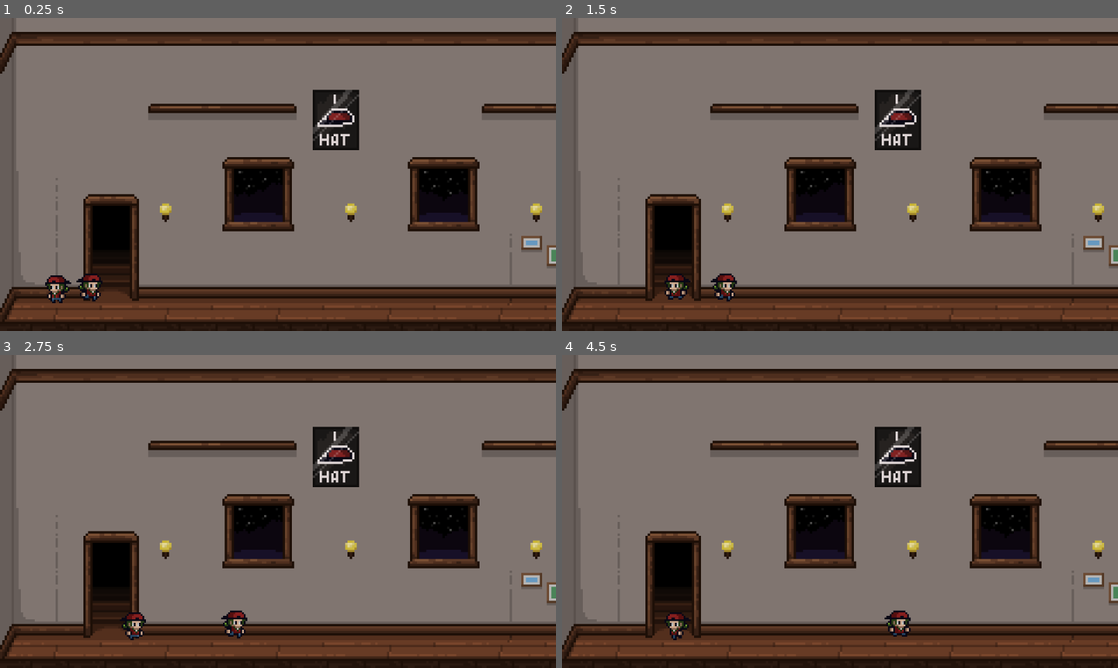
Above: before the commit, frames 1-4 (two rows, left to right).
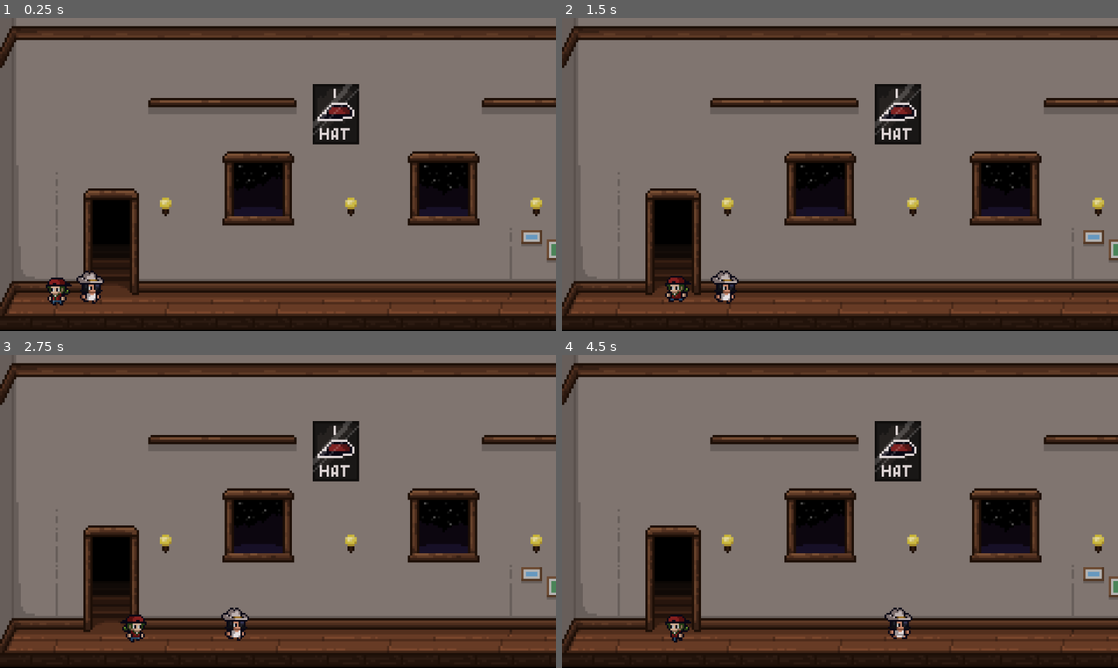
Above: after the commit, the same moments.

Repository: Sleeping-Robot-Games/Hat-Trick
Game: Godot game, scene res://scenes/game.tscn
The game is run twice, just before and just after one commit, with the same random seed, the same clock (stepped at 60 frames per second) and the same inputs. This scene is started directly instead of the project's main scene.
Inputs:
- Up to frame 1 (0.25 s): no input
- Up to frame 2 (1.5 s): tap Enter (ui_accept) at 0.5, 0.77 s; hold Right (ui_right) 0.53-1.28 s; tap E at 0.6, 1.35 s; hold Left (ui_left) from 1.28 s (still down)
- Up to frame 3 (2.75 s): tap Enter (ui_accept) at 1.52 s; release Left (ui_left) at 2.03 s; hold Right (ui_right) from 2.03 s (still down); tap E at 2.1 s
- Up to frame 4 (4.5 s): tap E at 2.85, 3.6, 4.35 s; tap Enter (ui_accept) at 3.02, 3.77 s; release Right (ui_right) at 3.53 s; hold Left (ui_left) from 3.53 s (still down)

The runs differ from the first frame. In frame 1, 23% of the frame differs, in the area x 0-100%, y 2-100%; in frame 2, 23%; in frame 3, 23%; in frame 4, 23%.

Commit message:
save characters, continue to game scene, npcs are random

Diff:
--- a/scenes/character_creator.tscn
+++ b/scenes/character_creator.tscn
@@ -205,10 +205,10 @@
 
 [node name="Random" type="TextureButton" parent="."]
 layout_mode = 0
-offset_left = 86.0
-offset_top = 280.0
-offset_right = 162.0
-offset_bottom = 356.0
+offset_left = 47.0
+offset_top = 275.0
+offset_right = 123.0
+offset_bottom = 351.0
 texture_normal = ExtResource("6_mady8")
 texture_pressed = ExtResource("7_4a1hx")
 stretch_mode = 0
@@ -268,4 +268,13 @@
 theme_override_font_sizes/font_size = 28
 text = "Hat:"
 
+[node name="Continue" type="Button" parent="."]
+layout_mode = 0
+offset_left = 827.0
+offset_top = 311.0
+offset_right = 930.0
+offset_bottom = 369.0
+text = "Continue"
+
 [connection signal="button_up" from="Random" to="." method="_on_random_button_up"]
+[connection signal="button_up" from="Continue" to="." method="_on_continue_button_up"]
--- a/scenes/game.tscn
+++ b/scenes/game.tscn
@@ -8,11 +8,13 @@
 
 [node name="Level" parent="." instance=ExtResource("1_x2dao")]
 
+[node name="NPCPool" type="Node2D" parent="."]
+
+[node name="NPC" parent="NPCPool" instance=ExtResource("3_2s0g3")]
+position = Vector2(892, 450)
+scale = Vector2(3, 3)
+
 [node name="Player" parent="." instance=ExtResource("2_ivu6y")]
 z_index = 0
-position = Vector2(102, 436)
+position = Vector2(103, 450)
 scale = Vector2(3, 3)
-
-[node name="NPC" parent="." instance=ExtResource("3_2s0g3")]
-position = Vector2(898, 436)
-scale = Vector2(3, 3)
--- a/scenes/npc.tscn
+++ b/scenes/npc.tscn
@@ -1,8 +1,7 @@
-[gd_scene load_steps=6 format=3 uid="uid://bdrfler07o685"]
+[gd_scene load_steps=5 format=3 uid="uid://bdrfler07o685"]
 
 [ext_resource type="Script" path="res://scripts/npc.gd" id="1_krb1d"]
 [ext_resource type="PackedScene" uid="uid://b122j6j8bxdt8" path="res://scenes/sprite_holder.tscn" id="1_wjy8m"]
-[ext_resource type="PackedScene" uid="uid://bvqjq7w1aabqg" path="res://scenes/text_bubble.tscn" id="2_4ut4b"]
 [ext_resource type="AnimationLibrary" uid="uid://dbbrrvxcsp7rq" path="res://assets/animations/player_animations.res" id="2_85d04"]
 
 [sub_resource type="CapsuleShape2D" id="CapsuleShape2D_44yo4"]
@@ -14,8 +13,7 @@
 collision_layer = 2
 collision_mask = 2
 script = ExtResource("1_krb1d")
-
-[node name="TextBubble" parent="." instance=ExtResource("2_4ut4b")]
+random = true
 
 [node name="CollisionShape2D" type="CollisionShape2D" parent="."]
 position = Vector2(0, 7)
--- a/scenes/player.tscn
+++ b/scenes/player.tscn
@@ -14,7 +14,7 @@
 script = ExtResource("1_vkxup")
 
 [node name="Player Camera" type="Camera2D" parent="."]
-position = Vector2(0, -20.75)
+position = Vector2(0, -22)
 offset = Vector2(0, -112)
 limit_left = 0
 limit_right = 1920
--- a/scenes/text_bubble.tscn
+++ /dev/null
@@ -1,18 +0,0 @@
-[gd_scene load_steps=3 format=3 uid="uid://bvqjq7w1aabqg"]
-
-[ext_resource type="FontFile" uid="uid://w5au3qgso01t" path="res://fonts/AstroSpace-0Wl3o.otf" id="1_js07f"]
-
-[sub_resource type="LabelSettings" id="LabelSettings_0374q"]
-
-[node name="TextBubble" type="Node2D"]
-
-[node name="Image" type="Sprite2D" parent="."]
-
-[node name="Text" type="Label" parent="."]
-offset_left = -20.0
-offset_top = -12.0
-offset_right = 20.0
-offset_bottom = 11.0
-theme_override_fonts/font = ExtResource("1_js07f")
-label_settings = SubResource("LabelSettings_0374q")
-horizontal_alignment = 1
--- a/scripts/character_creator.gd
+++ b/scripts/character_creator.gd
@@ -22,6 +22,15 @@
 func _process(delta):
 	pass
 
+func store_player_state():
+	var player_customized_state = {
+		'sprite_state': sprite_holder.sprite_state,
+		'pallete_sprite_state': sprite_holder.pallete_sprite_state
+	}
+	var f = FileAccess.open("user://player_state.save", FileAccess.WRITE)
+	var json = JSON.new()
+	f.store_string(json.stringify(player_customized_state, "  "))
+	f.close()
 
 func _on_Sprite_Selection_button_up(dir: int, sprite: String):
 	var folder_path = sprite_holder.sprite_folder_path + sprite
@@ -50,3 +59,8 @@
 
 func _on_random_button_up():
 	sprite_holder.create_random_character()
+
+
+func _on_continue_button_up():
+	await store_player_state()
+	get_tree().change_scene_to_file("res://scenes/game.tscn")
--- a/scripts/global.gd
+++ b/scripts/global.gd
@@ -45,7 +45,6 @@
 	dir.list_dir_end()
 	return files
 
-
 func make_shaders_unique(sprite: Sprite2D):
 	var mat = sprite.material.duplicate(true)
 	sprite.material = mat
@@ -58,15 +57,9 @@
 	var data = json.get_data()
 	for part in parent_node.get_children():
 		if part is Sprite2D:
-			if part.name == 'Hair' or part.name == 'Hat':
+			if not part.name == 'body':
 				part.texture = load(data.sprite_state[part.name])
-			if part.name == 'Robe' or part.name == 'Hat':
-				part.material.set_shader_param("palette_swap", load("res://players/wizard/creator/palette/Color/Color_"+data.pallete_sprite_state["Color"]+".png"))
-				part.material.set_shader_param("greyscale_palette", load("res://players/wizard/creator/palette/Color/Color_000.png"))
-			elif part.name == 'Hair':
-				part.material.set_shader_param("palette_swap", load("res://players/wizard/creator/palette/"+part.name+"color/"+part.name+"color_"+data.pallete_sprite_state[part.name+'color']+".png"))
-				part.material.set_shader_param("greyscale_palette", load("res://players/wizard/creator/palette/"+part.name+"color/"+part.name+"color_000.png"))
-			else:
+			if part.name == 'body' or part.name == 'hair':
 				part.material.set_shader_param("palette_swap", load("res://players/wizard/creator/palette/"+part.name+"/"+part.name+"_"+data.pallete_sprite_state[part.name]+".png"))
 				part.material.set_shader_param("greyscale_palette", load("res://players/wizard/creator/palette/"+part.name+"/"+part.name+"_000.png"))
 			make_shaders_unique(part)
--- a/scripts/npc.gd
+++ b/scripts/npc.gd
@@ -1,16 +1,18 @@
 extends CharacterBody2D
 
 var speed = 100
-var start_pos = Vector2(128, 436)
-var end_pos = Vector2(1875, 436)
+var start_pos = Vector2(128, 450)
+var end_pos = Vector2(1875, 450)
 var target_pos = start_pos
 var is_moving = true
 var is_dancing = false
 var last_direction = 1 # 1 for right, -1 for left
 @onready var anim_npc = $AnimationPlayer
 @onready var idle_timer = $SpriteHolder/IdleTimer
-@onready var text_bubble = $TextBubble
-@onready var text_bubble_label = $TextBubble/Text
+#@onready var text_bubble = $TextBubble
+#@onready var text_bubble_label = $TextBubble/Text
+
+@export var random = false
 
 const idle_text_lines = ["Zzz...", "This place is a dump...", "M'lady!"]
 const dancing_text_lines = ["Let's break it down", "Oh yeah baby!", "ohh ahh"]
@@ -56,16 +58,16 @@
 		anim_npc.play("player/idle_right")
 
 	# Show the text bubble and set its text
-	text_bubble.visible = true
-	if is_dancing:
-		text_bubble_label.text = dancing_text_lines.pick_random()
-	else:
-		text_bubble_label.text = idle_text_lines.pick_random()
+#	text_bubble.visible = true
+#	if is_dancing:
+#		text_bubble_label.text = dancing_text_lines.pick_random()
+#	else:
+#		text_bubble_label.text = idle_text_lines.pick_random()
 
 func set_new_target():
-	text_bubble.visible = false
+#	text_bubble.visible = false
 	target_pos.x = randf_range(start_pos.x, end_pos.x)
-	target_pos.y = 436
+	target_pos.y = 450
 
 func _on_idle_timer_timeout():
 	set_new_target()
--- a/scripts/sprite_holder.gd
+++ b/scripts/sprite_holder.gd
@@ -14,8 +14,6 @@
 	'haircolor': character_sprite['hair']
 }
 
-@export var random = false
-
 var pallete_sprite_state: Dictionary
 var sprite_state: Dictionary
 
@@ -25,14 +23,31 @@
 
 # Called when the node enters the scene tree for the first time.
 func _ready():
-	if random:
+	var parent = get_parent()
+	if 'NPC' in parent.name and parent.random:
 		create_random_character()
-
+	elif 'Player' == parent.name:
+		load_character()
 
 # Called every frame. 'delta' is the elapsed time since the previous frame.
 func _process(delta):
 	pass
 
+func load_character():
+	var f = FileAccess.open("user://player_state.save", FileAccess.READ)
+	var json = JSON.new()
+	if f:
+		json.parse(f.get_as_text())
+		f.close()
+		var data = json.get_data()
+		for part in get_children():
+			if part is Sprite2D:
+				if not part.name == 'body':
+					part.texture = load(data.sprite_state[part.name])
+				if part.name == 'body' or part.name == 'haircolor':
+					part.material.set_shader_parameter("palette_swap", load(palette_folder_path+part.name+"/"+part.name+"_"+data.pallete_sprite_state[part.name]+".png"))
+					part.material.set_shader_parameter("greyscale_palette", load(palette_folder_path+part.name+"/"+part.name+"_000.png"))
+					g.make_shaders_unique(part)
 
 func random_asset(folder: String, keyword: String = "") -> String:
 	var files: Array
